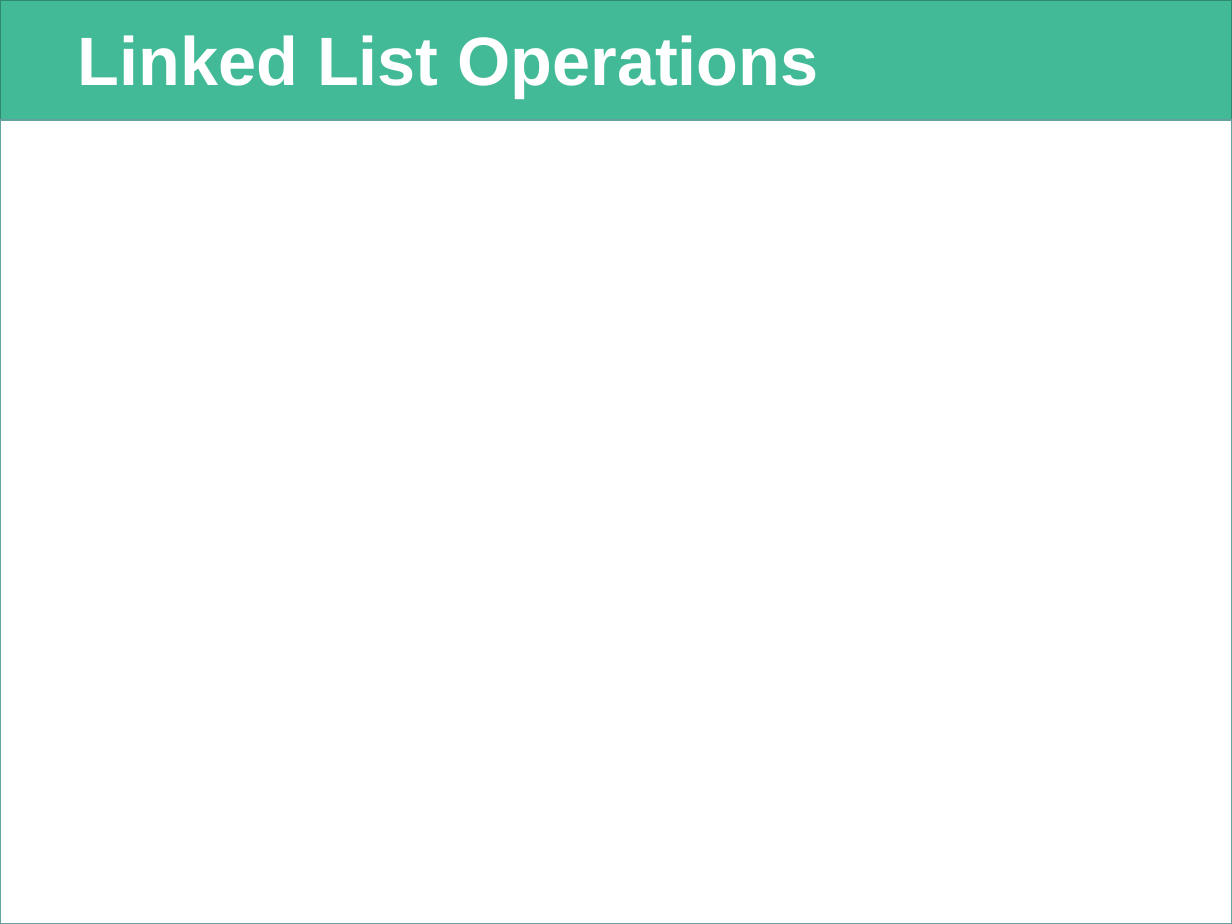
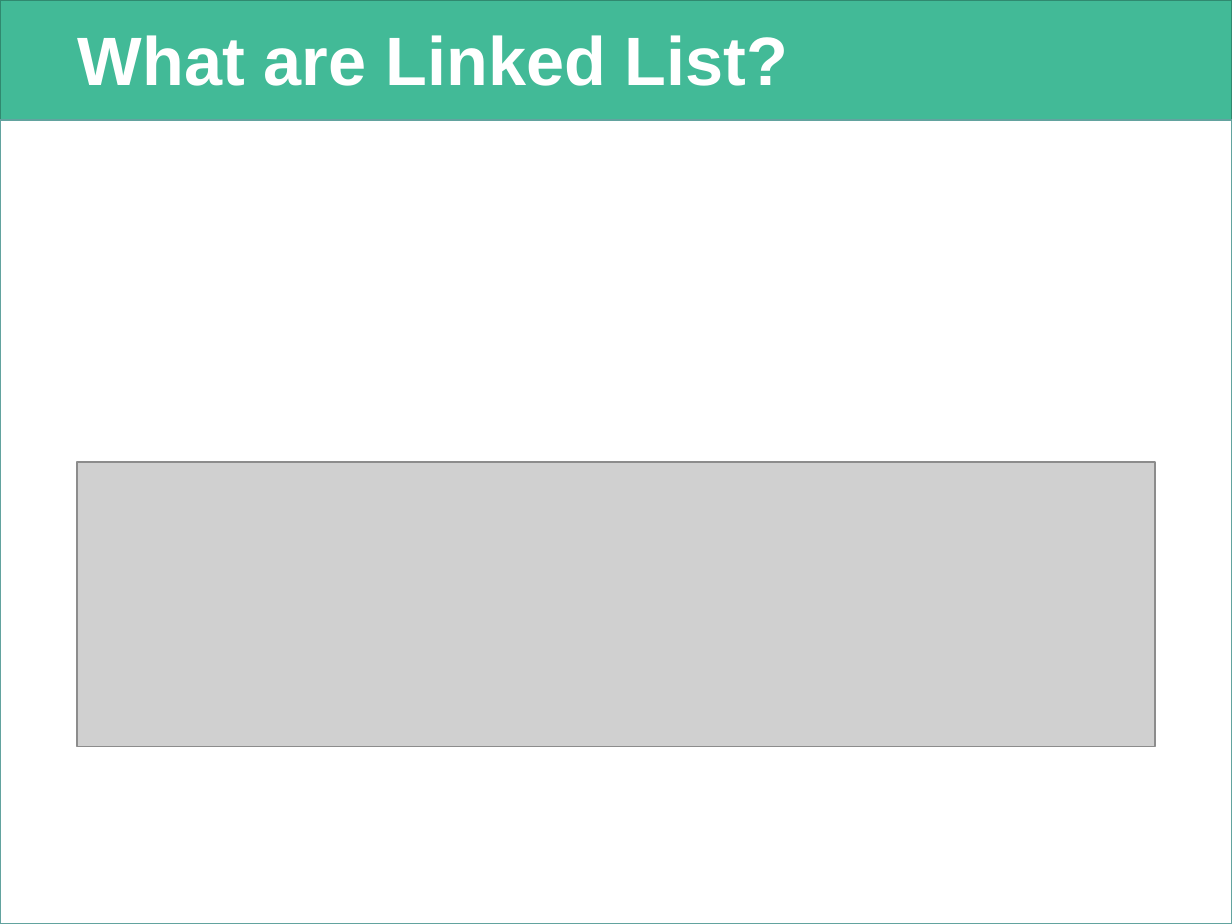
Before and after one commit to myNameHtml/Kyaw-Saliu-LinkedList-2022, a slide deck: slide 3 of LinkedList.pptx (slide 4 before the commit). Drawn at 1232x924 pixels with LibreOffice and Linux fonts; fonts in the diff are those of the drawing; grey boxes stand for pictures; background and template pictures are left out. Boxes give left, top, right and bottom in pixels: in the first picture for what was removed or moved away, otherwise in the second. Text is boxed around its words. In the diff, an @@ line names an element or a change of style, - is before the commit and + after.

```diff
--- a/LinkedList.pptx
+++ b/LinkedList.pptx
@@ title at bbox=[78, 35, 788, 86]: text changed @@
-Linked List Operations
+What are Linked List?
@@ picture added at bbox=[76, 462, 1154, 747] @@
@@ line removed from (184, 505) to (184, 505) @@
```
Also in this commit, not shown: 1 other slide changed, 4 slides added, 2 slides removed.
